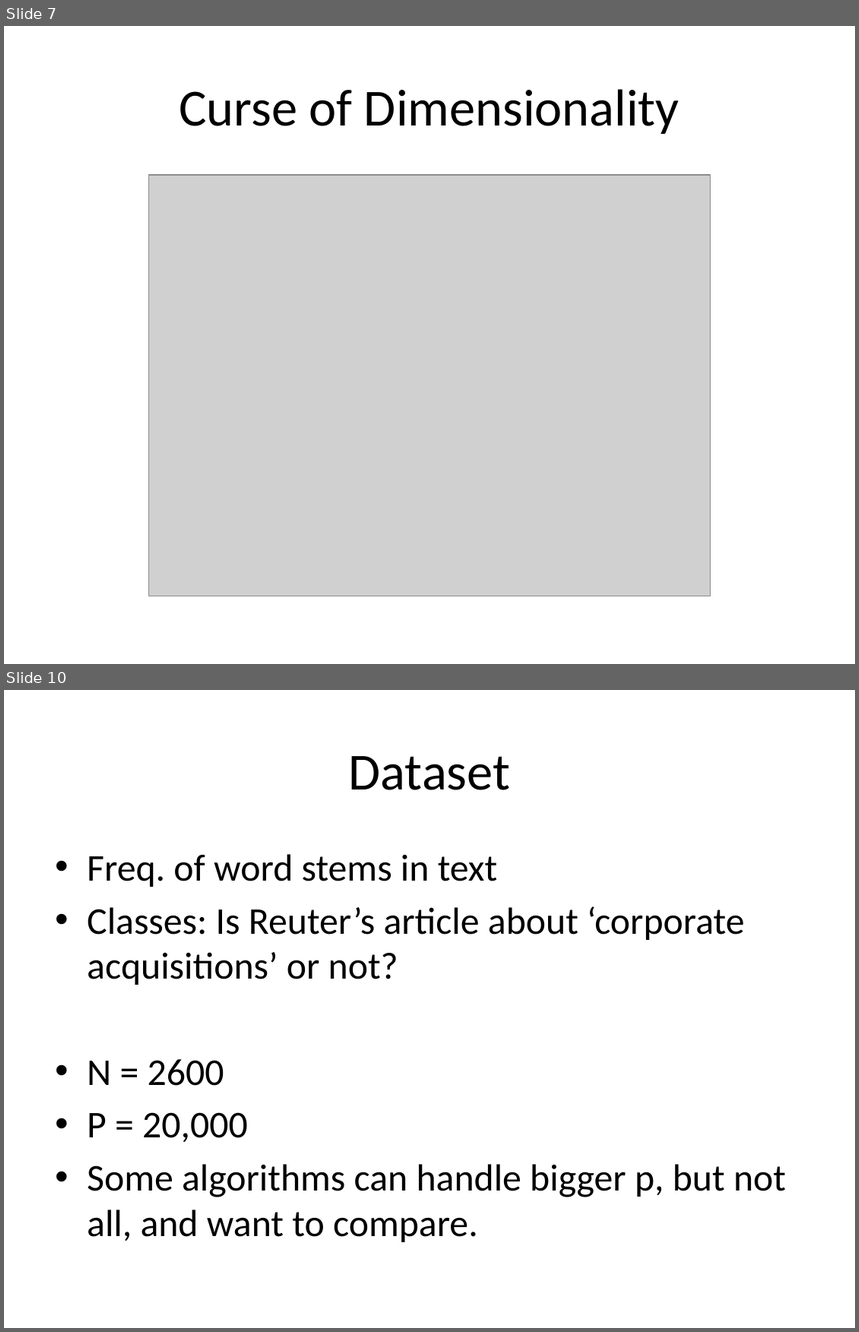
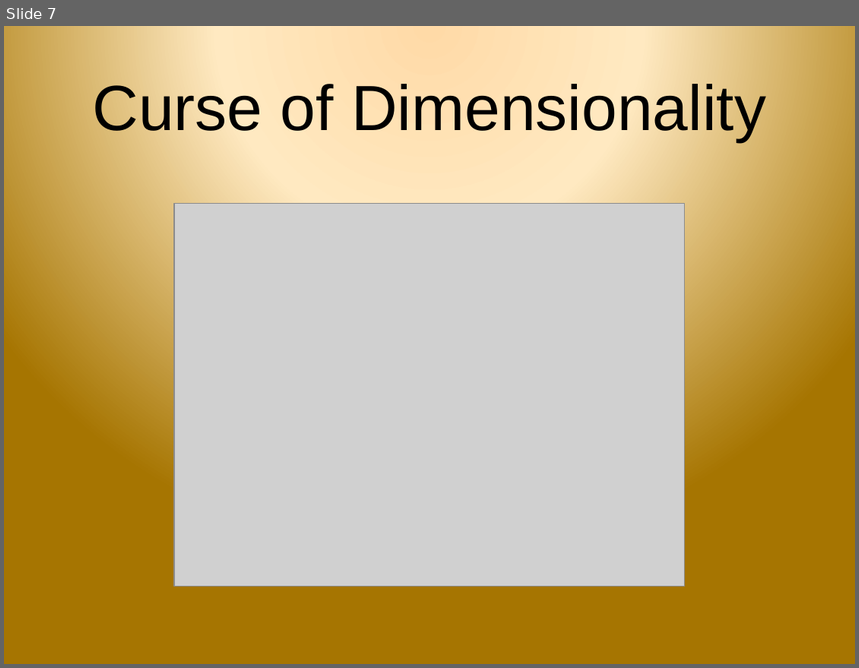
Before and after one commit to samanz/High-Dimensional-Classification, a slide deck: progressReport.pptx. Shown one above the other, each under a label of ours: slides 7 and 10 before the commit, slide 7 after it; the slides between them are not shown. The pictures are 859x1332 and 859x668 pixels, drawn with LibreOffice and Linux fonts; fonts in the diff are those of the drawing; grey boxes stand for pictures; background and template pictures are left out. Boxes give left, top, right and bottom in pixels: in the first picture for what was removed or moved away, otherwise in the second. Text is boxed around its words. In the diff, an @@ line names an element or a change of style, - is before the commit and + after.

```diff
--- a/progressReport.pptx
+++ b/progressReport.pptx
@@ slide 10 removed at [4,690,855,1328], background #FFFFFF @@
@@ title removed at [349,756,510,790] @@
-Dataset
@@ text removed at [87,854,786,1243] @@
-• Freq. of word stems in text
-• Classes: Is Reuter’s article about ‘corporate acquisitions’ or not?
-• N = 2600
-• P = 20,000
-• Some algorithms can handle bigger p, but not all, and want to compare.
@@ slide 7 changed as well @@
@@ background #FFFFFF to picture (left out) @@
@@ title "Curse of Dimensionality": place and size @@
-title "Curse of Dimensionality" at [179,89,680,134]
+title "Curse of Dimensionality" at [92,79,766,142]
@@ title "Curse of Dimensionality" at [92,79,766,142]: size 44 to 54 pt, font Calibri to Arial @@
@@ picture: place and size @@
-picture at [148,175,711,596]
+picture at [174,203,685,586]
```
Also in this commit, not shown: 6 other slides changed, 14 slides added, 6 other slides removed.
